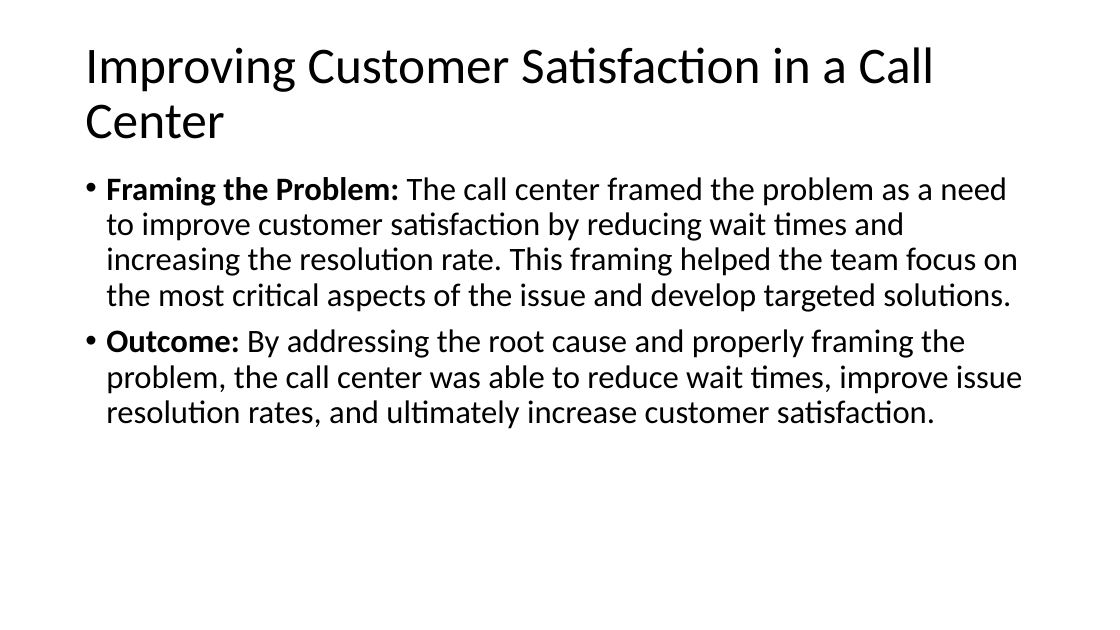
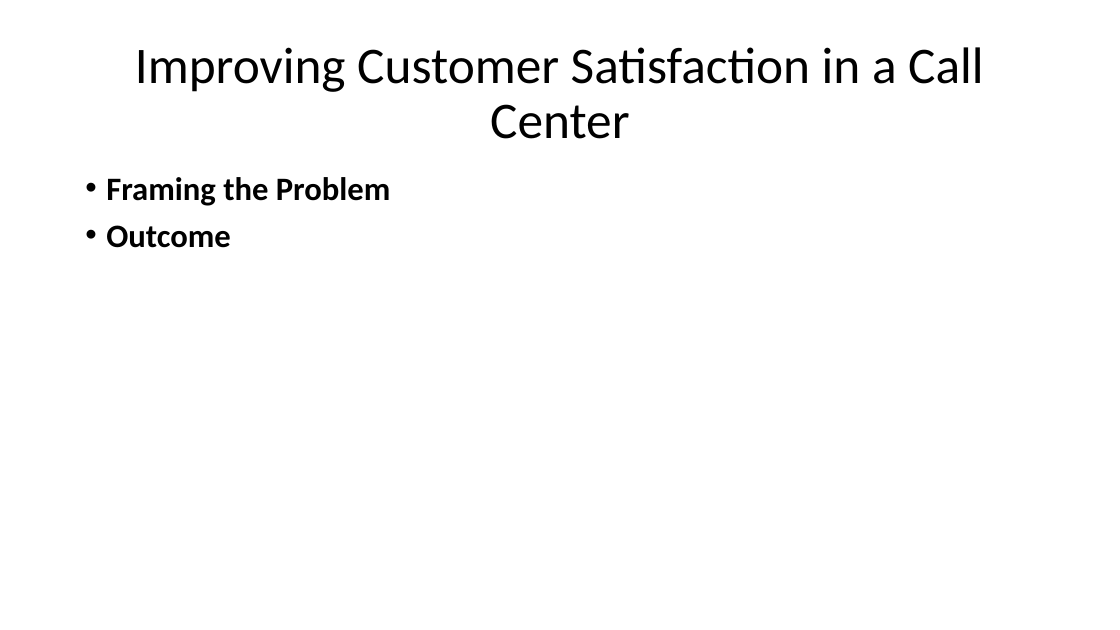
Before and after one commit to Fora1030/data-structures, a slide deck: slide 6 of other/Root Cause Analysis Templates (1).pptx (slide 5 before the commit). Drawn at 1120x630 pixels with LibreOffice and Linux fonts; fonts in the diff are those of the drawing. Boxes give left, top, right and bottom in pixels: in the first picture for what was removed or moved away, otherwise in the second. Text is boxed around its words. In the diff, an @@ line names an element or a change of style, - is before the commit and + after.

Commit message:
root cause analysis update

```diff
--- a/other/Root Cause Analysis Templates (1).pptx
+++ b/other/Root Cause Analysis Templates (1).pptx
@@ title "Improving Customer Satisfaction in a ..." at (135,47,983,139): alignment left to centre @@
@@ text at (106,177,391,248): text changed; bold on @@
-• Framing the Problem: The call center framed the problem as a need to improve customer satisfaction by reducing wait times and increasing the resolution rate. This framing helped the team focus on the most critical aspects of the issue and develop targeted solutions.
-• Outcome: By addressing the root cause and properly framing the problem, the call center was able to reduce wait times, improve issue resolution rates, and ultimately increase customer satisfaction.
+• Framing the Problem
+• Outcome
```
Also in this commit, not shown: 13 other slides changed, 4 slides added, 1 other file.
